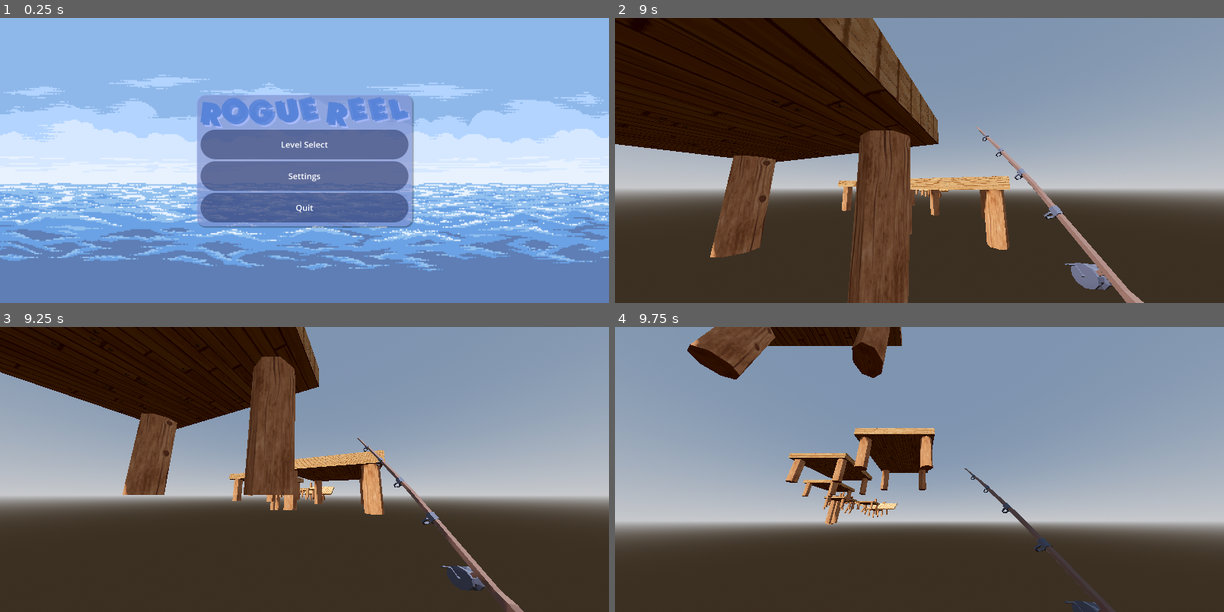
Above: before the commit, frames 1-4 (two rows, left to right).
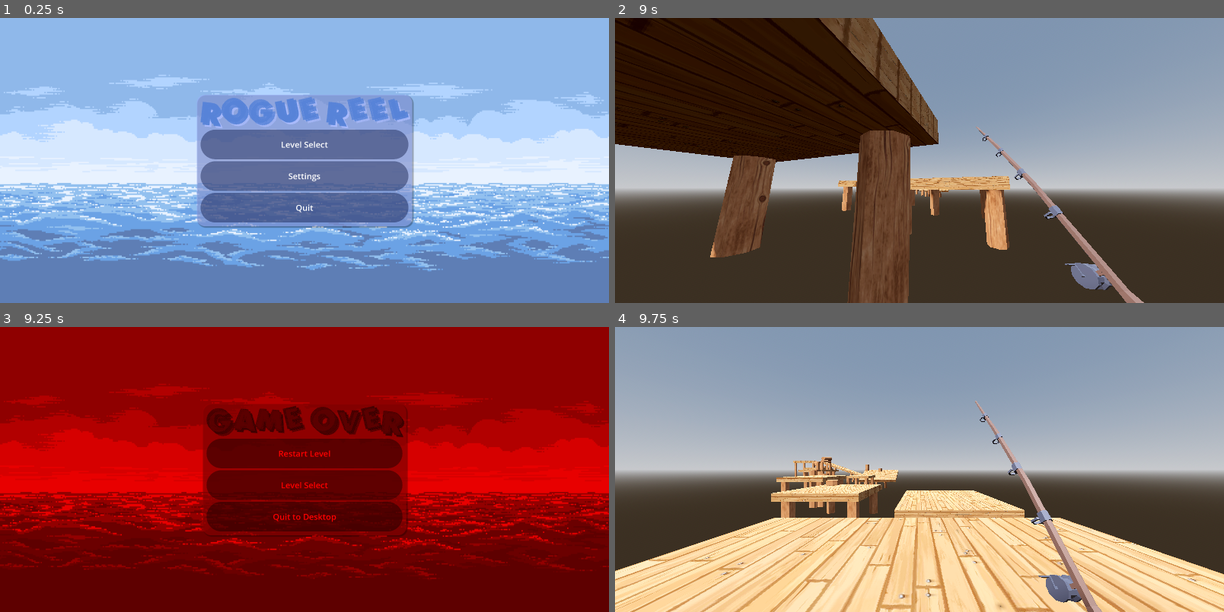
Above: after the commit, the same moments.

Repository: JSAllred-ksu/Hack2023
Game: Godot game, scene res://main_menu.tscn
The game is run twice, just before and just after one commit, with the same random seed, the same clock (stepped at 60 frames per second) and the same inputs.
Inputs (mouse positions are in pixels of both pictures, inside the frame that each line leads up to):
- Up to frame 1 (0.25 s): no input
- Up to frame 2 (9 s): click "Level Select" at 0.5 s; click "Level 2 - Whirlwind Wanderer" at 1.25 s; tap Enter (ui_accept) at 2 s; move the mouse to (949, 160) at 2.02 s; hold Shift (sprint) 2.03-2.78 s; hold Up (ui_up) 2.03-7.28 s; tap Space (jump) at 2.27, 3.02, 4.52, 5.27, 6.02, 7.52, 8.27 s; move the mouse to (889, 160) at 2.77 s; tap Shift (sprint) every 1.5 s from 2.85 to 8.85 s; move the mouse to (931, 154) at 3.52 s; hold Shift (sprint) 3.53-4.28 s; move the mouse to (913, 166) at 4.27 s; move the mouse to (962, 163) at 5.02 s; hold Shift (sprint) 5.03-5.78 s; move the mouse to (870, 157) at 5.77 s; move the mouse to (925, 160) at 6.52 s; hold Shift (sprint) 6.53-7.28 s; move the mouse to (895, 154) at 7.27 s; hold D (right) 7.28-8.03 s; move the mouse to (949, 160) at 8.02 s; hold Shift (sprint) 8.03-8.78 s; hold Up (ui_up) from 8.03 s (still down); move the mouse to (889, 160) at 8.77 s
- Up to frame 3 (9.25 s): keep holding Up (ui_up); tap Space (jump) at 9.02 s
- Up to frame 4 (9.75 s): release Up (ui_up) at 9.5 s; click (919, 452) at 9.5 s, where only the run after the commit has a clickable "Restart Level"

Frames 1-2 are identical in both runs. In frame 3, 100% of the frame differs, in the area x 0-100%, y 0-100%; in frame 4, 67%.

Commit message:
Restart functional
worldborder and global scripts added, gameover and level select script changed to work with them

Diff:
--- a/GameOver.gd
+++ b/GameOver.gd
@@ -1,17 +1,24 @@
 extends CanvasLayer
 
 @onready var game_over = $"Game Over"
+@onready var area3D = get_node("World/WorldBorder")
 
 func _ready():
 	Input.set_mouse_mode(Input.MOUSE_MODE_VISIBLE)
 
+func _on_collision_happened():
+	show_game_over()
+
+func show_game_over():
+	get_tree().change_scene_to_file("res://game_over.tscn")
+
 func _on_restart_btn_pressed():
-	get_tree().change_scene_to_file("res://world.tscn")
-
+	#get_tree().change_scene_to_file("res://world.tscn") line that works, just wrong (for reference)
+	get_tree().change_scene_to_file(Globals.current_level_path)
 
 func _on_level_select_btn_pressed():
+	#get_tree().root.get_node("game_over").queue_free()
 	get_tree().change_scene_to_file("res://level_select.tscn")
-
 
 func _on_quit_btn_pressed():
 	get_tree().quit()
--- a/LevelSelect.gd
+++ b/LevelSelect.gd
@@ -5,12 +5,13 @@
 
 
 func _on_lvl_1btn_pressed():
-	get_tree().change_scene_to_file("res://level1.tscn")
+	Globals.goto_scene("res://level1.tscn")
+	#get_tree().change_scene_to_file("res://level1.tscn")
 
 
 func _on_lvl_2btn_pressed():
-	get_tree().change_scene_to_file("res://level2.tscn")
+	Globals.goto_scene("res://level2.tscn")
 
 
 func _on_lvl_3btn_pressed():
-	get_tree().change_scene_to_file("res://level3.tscn")
+	Globals.goto_scene("res://level3.tscn")
--- /dev/null
+++ b/WorldBorder.gd
@@ -0,0 +1,8 @@
+extends Area3D
+
+func _ready():
+	connect("body_entered", Callable(self, "_on_body_entered"))
+
+func _on_body_entered(body: PhysicsBody3D) -> void:
+	if body is CharacterBody3D:
+		get_tree().change_scene_to_file("res://game_over.tscn")
--- /dev/null
+++ b/globals.gd
@@ -0,0 +1,7 @@
+extends Node
+
+var current_level_path : String = ""
+
+func goto_scene(scene_path: String) -> void:
+	current_level_path = scene_path
+	get_tree().change_scene_to_file(current_level_path)
--- a/level1.tscn
+++ b/level1.tscn
@@ -1,6 +1,7 @@
-[gd_scene load_steps=16 format=3 uid="uid://cyqad8ol8icxr"]
+[gd_scene load_steps=17 format=3 uid="uid://cyqad8ol8icxr"]
 
 [ext_resource type="Script" path="res://Player.gd" id="1_0g0lx"]
+[ext_resource type="Script" path="res://WorldBorder.gd" id="1_wlw8m"]
 [ext_resource type="PackedScene" uid="uid://bask6q5teohu8" path="res://Fishing Rod.glb" id="2_chjjf"]
 [ext_resource type="Script" path="res://addons/boujie_water_shader/types/ocean.gd" id="3_8m4xu"]
 [ext_resource type="Material" uid="uid://cvnsu7lttsfsh" path="res://addons/boujie_water_shader/prefabs/outset_ocean_material.tres" id="4_m6j8m"]
@@ -21,6 +22,8 @@
 tonemap_mode = 2
 glow_enabled = true
 
+[sub_resource type="BoxShape3D" id="BoxShape3D_nxhmf"]
+
 [sub_resource type="WorldBoundaryShape3D" id="WorldBoundaryShape3D_jehsn"]
 
 [sub_resource type="CapsuleMesh" id="CapsuleMesh_a0y3j"]
@@ -29,8 +32,6 @@
 points = PackedVector3Array(-0.125207, -0.532801, -0.480507, 0.0227831, 0.47607, 0.498884, 0.169713, 0.559144, 0.464172 …(924 unchanged characters)…
 
 [sub_resource type="CapsuleShape3D" id="CapsuleShape3D_g26ko"]
-
-[sub_resource type="BoxShape3D" id="BoxShape3D_nxhmf"]
 
 [node name="World" type="Node3D"]
 
@@ -41,11 +42,18 @@
 [node name="WorldEnvironment" type="WorldEnvironment" parent="."]
 environment = SubResource("Environment_e0ajr")
 
-[node name="Area3D" type="Area3D" parent="."]
+[node name="Victory" type="Area3D" parent="."]
+
+[node name="CollisionShape3D" type="CollisionShape3D" parent="Victory"]
+transform = Transform3D(10, 0, 0, 0, 10, 0, 0, 0, 10, -27.2515, 8.07429, 116.856)
+shape = SubResource("BoxShape3D_nxhmf")
+
+[node name="WorldBorder" type="Area3D" parent="."]
 transform = Transform3D(50, 0, 0, 0, 50, 0, 0, 0, 50, 0, -4.01371, 0)
+script = ExtResource("1_wlw8m")
 metadata/_edit_lock_ = true
 
-[node name="CollisionShape3D" type="CollisionShape3D" parent="Area3D"]
+[node name="CollisionShape3D" type="CollisionShape3D" parent="WorldBorder"]
 shape = SubResource("WorldBoundaryShape3D_jehsn")
 
 [node name="Player" type="CharacterBody3D" parent="."]
@@ -394,9 +402,3 @@
 height = 5.0
 smooth_faces = false
 material = ExtResource("7_3ixxh")
-
-[node name="Victory" type="Area3D" parent="."]
-
-[node name="CollisionShape3D" type="CollisionShape3D" parent="Victory"]
-transform = Transform3D(10, 0, 0, 0, 10, 0, 0, 0, 10, -27.2515, 8.07429, 116.856)
-shape = SubResource("BoxShape3D_nxhmf")
--- a/level2.tscn
+++ b/level2.tscn
@@ -1,17 +1,27 @@
-[gd_scene load_steps=7 format=3 uid="uid://bvoqrnj0cg0uk"]
+[gd_scene load_steps=9 format=3 uid="uid://bvoqrnj0cg0uk"]
 
 [ext_resource type="PackedScene" uid="uid://t1r24xiu354g" path="res://world.tscn" id="1_pow3w"]
+[ext_resource type="Script" path="res://WorldBorder.gd" id="2_ekulh"]
 [ext_resource type="PackedScene" uid="uid://bask6q5teohu8" path="res://Fishing Rod.glb" id="2_hebqr"]
 [ext_resource type="Material" uid="uid://dn5o4fji46t47" path="res://addons/level_block/log.tres" id="2_sr26w"]
 [ext_resource type="Material" uid="uid://c71yladfjhgud" path="res://addons/level_block/default_material.tres" id="3_fm8g0"]
 
+[sub_resource type="WorldBoundaryShape3D" id="WorldBoundaryShape3D_npx68"]
+
 [sub_resource type="BoxShape3D" id="BoxShape3D_4mm3g"]
 
 [sub_resource type="CapsuleShape3D" id="CapsuleShape3D_26q1l"]
 
 [node name="World" instance=ExtResource("1_pow3w")]
 
-[node name="Victory" type="Area3D" parent="." index="3"]
+[node name="WorldBorder" type="Area3D" parent="." index="3"]
+transform = Transform3D(50, 0, 0, 0, 50, 0, 0, 0, 50, 0, -4.59549, 0)
+script = ExtResource("2_ekulh")
+
+[node name="CollisionShape3D" type="CollisionShape3D" parent="WorldBorder" index="0"]
+shape = SubResource("WorldBoundaryShape3D_npx68")
+
+[node name="Victory" type="Area3D" parent="." index="4"]
 transform = Transform3D(1, 0, 0, 0, 1, 0, 0, 0, 1, 69.7376, 9.12042, 114.7)
 
 [node name="CollisionShape3D" type="CollisionShape3D" parent="Victory" index="0"]
@@ -28,26 +38,26 @@
 transform = Transform3D(0.25, 0, 0, 0, 0.25, 0, 0, 0, 0.25, 0, 0, 0)
 shape = SubResource("CapsuleShape3D_26q1l")
 
-[node name="CSGBox3D" parent="." index="6"]
+[node name="CSGBox3D" parent="." index="7"]
 size = Vector3(10.0755, 0.824404, 12.8546)
 
-[node name="CSGBox3D2" parent="." index="7"]
+[node name="CSGBox3D2" parent="." index="8"]
 transform = Transform3D(1, 0, 0, 0, 1, 0, 0, 0, 1, -3.16665, -1.52119, 20.6666)
 
-[node name="CSGBox3D3" parent="." index="8"]
+[node name="CSGBox3D3" parent="." index="9"]
 transform = Transform3D(1, 0, 0, 0, 1, 0, 0, 0, 1, 11.9554, -1.11866, 27.4969)
 
-[node name="CSGBox3D4" parent="." index="9"]
+[node name="CSGBox3D4" parent="." index="10"]
 transform = Transform3D(1, 0, 0, 0, 1, 0, 0, 0, 1, 26.0512, -0.119049, 46.0851)
 
-[node name="CSGBox3D5" parent="." index="10"]
+[node name="CSGBox3D5" parent="." index="11"]
 transform = Transform3D(1, 0, 0, 0, 1, 0, 0, 0, 1, 35.7083, -1.21574, 69.1373)
 
-[node name="CSGBox3D6" parent="." index="11"]
+[node name="CSGBox3D6" parent="." index="12"]
 transform = Transform3D(1, 0, 0, 0, 1, 0, 0, 0, 1, 47.3367, 1.61186, 87.0799)
 size = Vector3(10.0755, 1, 16.4553)
 
-[node name="CSGBox3D7" parent="." index="12"]
+[node name="CSGBox3D7" parent="." index="13"]
 transform = Transform3D(1, 0, 0, 0, 1, 0, 0, 0, 1, 57.0376, 2.52107, 103.783)
 size = Vector3(9.76478, 1, 12.7011)
 
@@ -67,11 +77,11 @@
 transform = Transform3D(1, 0, 0, 0, 1, 0, 0, 0, 1, -4.00313, -2.66456, 5.43077)
 height = 5.66002
 
-[node name="CSGCylinder3D" parent="." index="13"]
+[node name="CSGCylinder3D" parent="." index="14"]
 transform = Transform3D(0.821999, 0.669408, -0.752381, -1.12526, 0.658577, 0.0890103, 0.555085, 0.343757, 1.2946, 60.8883, 4.44557, 108.898)
 height = 6.25682
 
-[node name="CSGCylinder3D2" parent="." index="14"]
+[node name="CSGCylinder3D2" parent="." index="15"]
 transform = Transform3D(0.743529, 0, 1.30275, 0, 1, 0, -1.30275, 0, 0.743529, 51.0877, 2.47837, 94.1225)
 radius = 0.591079
 height = 1.56213
@@ -84,24 +94,24 @@
 smooth_faces = false
 material = ExtResource("2_sr26w")
 
-[node name="CSGCylinder3D3" parent="." index="15"]
+[node name="CSGCylinder3D3" parent="." index="16"]
 transform = Transform3D(0.683014, 0, -1.33547, 0, 1, 0, 1.33547, 0, 0.683014, 38.3458, -0.443528, 73.5037)
 radius = 1.067
 height = 1.81683
 
-[node name="CSGCylinder3D4" parent="." index="16"]
+[node name="CSGCylinder3D4" parent="." index="17"]
 transform = Transform3D(1.5, 0, 0, 0, 1, 0, 0, 0, 1.5, 22.9302, 1.729, 105.839)
 height = 1.74467
 
-[node name="CSGCylinder3D5" parent="." index="17"]
+[node name="CSGCylinder3D5" parent="." index="18"]
 transform = Transform3D(-0.0103673, 0, -1.49996, 0, 1, 0, 1.49996, 0, -0.0103673, 30.8842, 3.14767, 107.261)
 height = 3.62787
 
-[node name="CSGBox3D8" parent="." index="18"]
+[node name="CSGBox3D8" parent="." index="19"]
 transform = Transform3D(-4.37114e-08, 0, -1, 0, 1, 0, 1, 0, -4.37114e-08, 70.7795, 6.80383, 116.193)
 size = Vector3(9.58152, 1, 13.1262)
 
-[node name="CSGCylinder3D6" type="CSGCylinder3D" parent="." index="19"]
+[node name="CSGCylinder3D6" type="CSGCylinder3D" parent="." index="20"]
 transform = Transform3D(0.683014, 0, -1.33547, 0, 1, 0, 1.33547, 0, 0.683014, 15.1215, -0.401464, 31.8036)
 use_collision = true
 radius = 0.708461
@@ -109,7 +119,7 @@
 smooth_faces = false
 material = ExtResource("2_sr26w")
 
-[node name="CSGBox3D9" type="CSGBox3D" parent="." index="20"]
+[node name="CSGBox3D9" type="CSGBox3D" parent="." index="21"]
 transform = Transform3D(1, 0, 0, 0, 1, 0, 0, 0, 1, 26.966, -1.20381, 84.4474)
 use_collision = true
 size = Vector3(10.0755, 1, 13.1262)
@@ -177,7 +187,7 @@
 smooth_faces = false
 material = ExtResource("2_sr26w")
 
-[node name="CSGBox3D10" type="CSGBox3D" parent="." index="21"]
+[node name="CSGBox3D10" type="CSGBox3D" parent="." index="22"]
 transform = Transform3D(1, 0, 0, 0, 1, 0, 0, 0, 1, 33.2448, -2.55998, 118.918)
 use_collision = true
 size = Vector3(8.59744, 1, 12.8729)
@@ -211,7 +221,7 @@
 smooth_faces = false
 material = ExtResource("2_sr26w")
 
-[node name="CSGBox3D11" type="CSGBox3D" parent="." index="22"]
+[node name="CSGBox3D11" type="CSGBox3D" parent="." index="23"]
 transform = Transform3D(0.0351575, -0.335051, -0.941544, 0.00418232, 0.942168, -0.335116, 0.999373, 0.00784401, 0.0345255, 48.216, 1.85331, 119.489)
 use_collision = true
 size = Vector3(9.76478, 1, 28.017)
@@ -245,7 +255,7 @@
 smooth_faces = false
 material = ExtResource("2_sr26w")
 
-[node name="CSGCylinder3D7" type="CSGCylinder3D" parent="." index="23"]
+[node name="CSGCylinder3D7" type="CSGCylinder3D" parent="." index="24"]
 transform = Transform3D(0.743529, 0, 1.30275, 0, 1, 0, -1.30275, 0, 0.743529, 47.2346, 2.40748, 93.2779)
 use_collision = true
 radius = 0.386435
@@ -261,7 +271,7 @@
 smooth_faces = false
 material = ExtResource("2_sr26w")
 
-[node name="CSGCylinder3D8" type="CSGCylinder3D" parent="." index="24"]
+[node name="CSGCylinder3D8" type="CSGCylinder3D" parent="." index="25"]
 transform = Transform3D(1.5, 0, 0, 0, 0.999987, -0.00772305, 0, 0.0051487, 1.49998, 55.1471, 3.44619, 105.19)
 use_collision = true
 radius = 1.01601
@@ -269,7 +279,7 @@
 smooth_faces = false
 material = ExtResource("2_sr26w")
 
-[node name="CSGCylinder3D9" type="CSGCylinder3D" parent="." index="25"]
+[node name="CSGCylinder3D9" type="CSGCylinder3D" parent="." index="26"]
 transform = Transform3D(0.325847, 0.00655745, -1.46415, -1.46328, 0.0365639, -0.325285, 0.0514022, 0.99931, 0.0215095, 60.9193, 7.3086, 118.79)
 use_collision = true
 radius = 0.75
@@ -277,7 +287,7 @@
 smooth_faces = false
 material = ExtResource("2_sr26w")
 
-[node name="CSGCylinder3D10" type="CSGCylinder3D" parent="." index="26"]
+[node name="CSGCylinder3D10" type="CSGCylinder3D" parent="." index="27"]
 transform = Transform3D(0.743529, 0, 1.30275, 0, 1, 0, -1.30275, 0, 0.743529, 51.1635, 2.40748, 91.2609)
 use_collision = true
 radius = 0.386435
@@ -293,7 +303,7 @@
 smooth_faces = false
 material = ExtResource("2_sr26w")
 
-[node name="CSGCylinder3D11" type="CSGCylinder3D" parent="." index="27"]
+[node name="CSGCylinder3D11" type="CSGCylinder3D" parent="." index="28"]
 transform = Transform3D(0.743529, 0, 1.30275, 0, 1, 0, -1.30275, 0, 0.743529, 48.9315, 3.05509, 88.0033)
 use_collision = true
 radius = 0.386435
@@ -301,7 +311,7 @@
 smooth_faces = false
 material = ExtResource("2_sr26w")
 
-[node name="CSGCylinder3D12" type="CSGCylinder3D" parent="." index="28"]
+[node name="CSGCylinder3D12" type="CSGCylinder3D" parent="." index="29"]
 transform = Transform3D(0.743529, 0, 1.30275, 0, 1, 0, -1.30275, 0, 0.743529, 47.2346, 2.40748, 84.6581)
 use_collision = true
 radius = 0.386435
@@ -309,7 +319,7 @@
 smooth_faces = false
 material = ExtResource("2_sr26w")
 
-[node name="CSGCylinder3D13" type="CSGCylinder3D" parent="." index="29"]
+[node name="CSGCylinder3D13" type="CSGCylinder3D" parent="." index="30"]
 transform = Transform3D(0.743529, 0, 1.30275, 0, 1, 0, -1.30275, 0, 0.743529, 44.3095, 2.40748, 90.0097)
 use_collision = true
 radius = 0.386435
@@ -317,7 +327,7 @@
 smooth_faces = false
 material = ExtResource("2_sr26w")
 
-[node name="CSGCylinder3D14" type="CSGCylinder3D" parent="." index="30"]
+[node name="CSGCylinder3D14" type="CSGCylinder3D" parent="." index="31"]
 transform = Transform3D(0.743529, 0, 1.30275, 0, 1, 0, -1.30275, 0, 0.743529, 43.7452, 2.3913, 81.9412)
 use_collision = true
 radius = 0.386435
@@ -325,7 +335,7 @@
 smooth_faces = false
 material = ExtResource("2_sr26w")
 
-[node name="CSGCylinder3D15" type="CSGCylinder3D" parent="." index="31"]
+[node name="CSGCylinder3D15" type="CSGCylinder3D" parent="." index="32"]
 transform = Transform3D(0.325847, 0.00655745, -1.46415, -1.46328, 0.0365639, -0.325285, 0.0514022, 0.99931, 0.0215095, 60.297, 9.15675, 118.79)
 use_collision = true
 radius = 0.75
--- a/project.godot
+++ b/project.godot
@@ -14,6 +14,10 @@
 run/main_scene="res://main_menu.tscn"
 config/features=PackedStringArray("4.1", "Forward Plus")
 config/icon="res://icon.svg"
+
+[autoload]
+
+Globals="*res://globals.gd"
 
 [display]
 
Not shown: 1 places in game_over.tscn that only renumber resources
